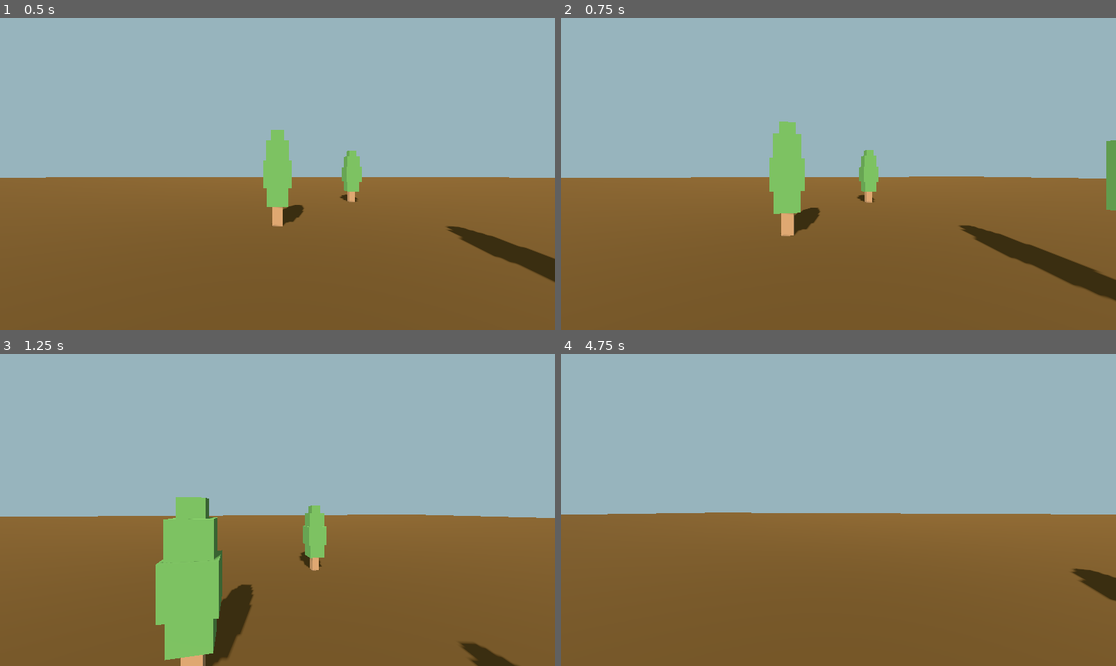
Above: before the commit, frames 1-4 (two rows, left to right).
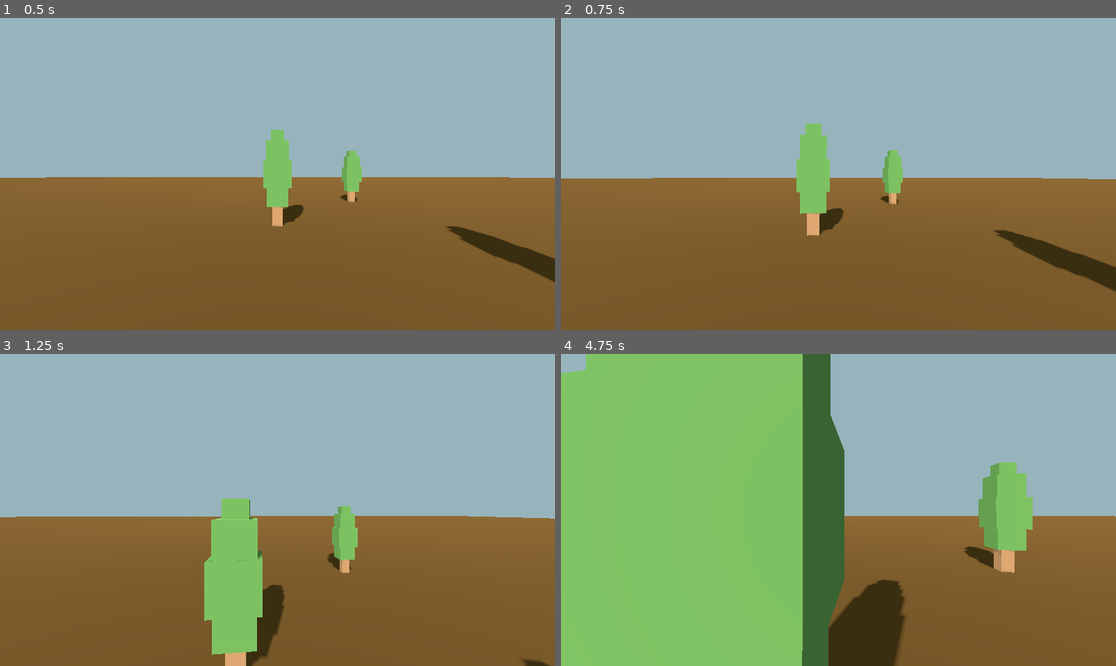
Above: after the commit, the same moments.

Repository: Esosek/Tondacraft_Course
Game: Godot game, scene res://scenes/game.tscn
Two runs of this game, one before a commit and one after it. Both use one fixed random seed, a clock stepped at 60 frames per second and the inputs below.
Inputs (mouse positions are in pixels of both pictures, inside the frame that each line leads up to):
- Up to frame 1 (0.5 s): no input
- Up to frame 2 (0.75 s): tap Enter at 0.5 s; move the mouse to (866, 174) at 0.52 s; hold W (move_forward) from 0.53 s (still down)
- Up to frame 3 (1.25 s): keep holding W (move_forward); tap Space (jump) at 0.77 s
- Up to frame 4 (4.75 s): keep holding W (move_forward); move the mouse to (810, 510) at 1.27 s; tap Space (jump) at 1.52, 2.75, 3.02, 3.77, 4.52 s; move the mouse to (849, 503) at 2.02 s; move the mouse to (832, 516) at 2.77 s; move the mouse to (877, 513) at 3.52 s; move the mouse to (794, 506) at 4.27 s

Frame 1 is identical in both runs. In frame 2, 6.5% of the frame differs, in the area x 0-100%, y 33-91%; in frame 3, 11%; in frame 4, 56%, in the area x 0-100%, y 0-100%.

Commit message:
Added mouse look and health vars

Diff:
--- a/project.godot
+++ b/project.godot
@@ -17,8 +17,8 @@
 
 [display]
 
-window/size/viewport_width=1920
-window/size/viewport_height=1080
+window/size/viewport_width=960
+window/size/viewport_height=540
 
 [input]
 
--- a/scenes/player/player.gd
+++ b/scenes/player/player.gd
@@ -12,6 +12,11 @@
 @export var speed = 5
 @export var jump_velocity = 4.5
 @export var mouse_sensitivity = 0.002
+@export var health = 1
+@export var max_health = 5
+@export var camera_clamp = 1.2
+
+@onready var camera: Camera3D = $Camera3D
 
 # Když zapnu hru, Godot zavolá tuhle funkci
 func _init():
@@ -21,7 +26,10 @@
 
 # Když je hráč poprvé ve hře
 func _ready():
-	pass
+	print(health)
+	health = max_health
+	print(health)
+	take_damage(3)
 
 
 func _physics_process(delta: float):
@@ -46,6 +54,14 @@
 
 	move_and_slide()
 
+
 func _unhandled_input(event: InputEvent):
 	if event is InputEventMouseMotion:
 		rotate_y(-event.relative.x * mouse_sensitivity)
+		camera.rotate_x(-event.relative.y * mouse_sensitivity)
+		camera.rotation.x = clamp(camera.rotation.x, -camera_clamp, camera_clamp)
+
+
+
+func take_damage(value: int):
+	print("Player takes ", value, " damage")
Not shown, changed: ukoly/lekce_02.txt
